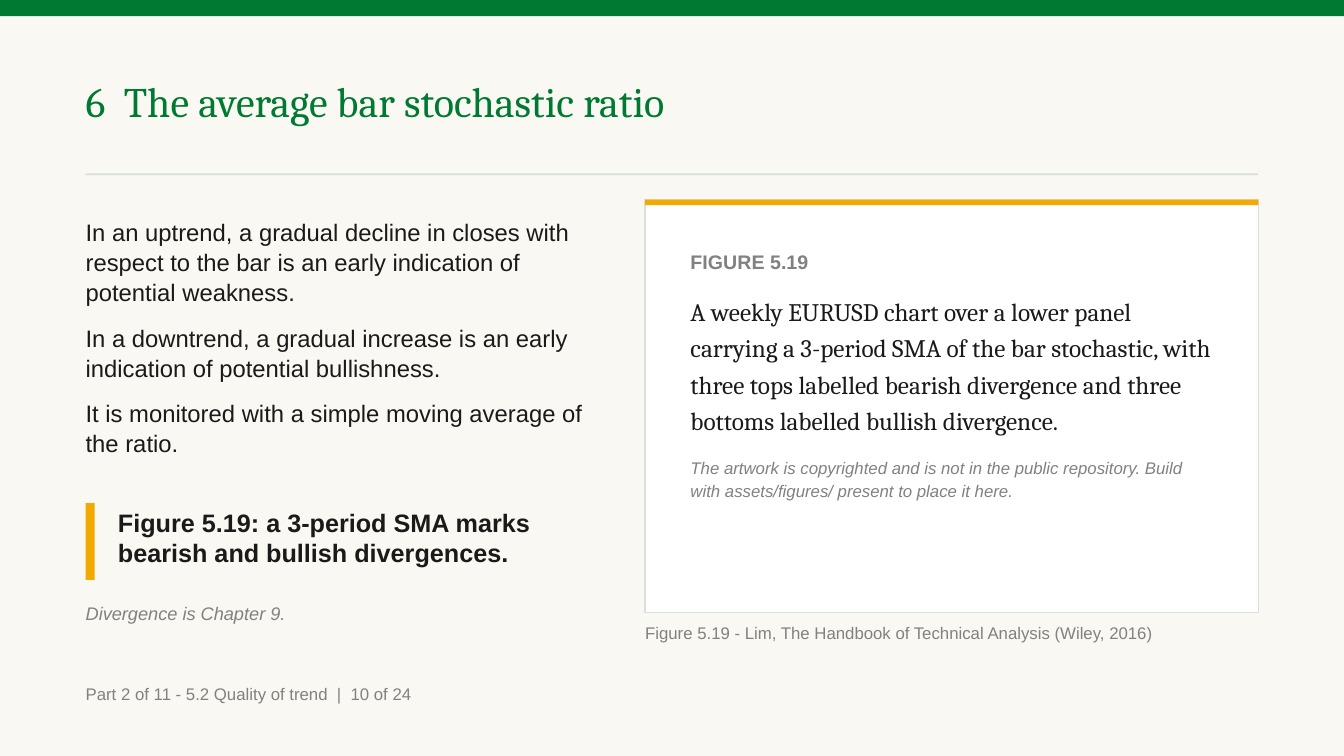
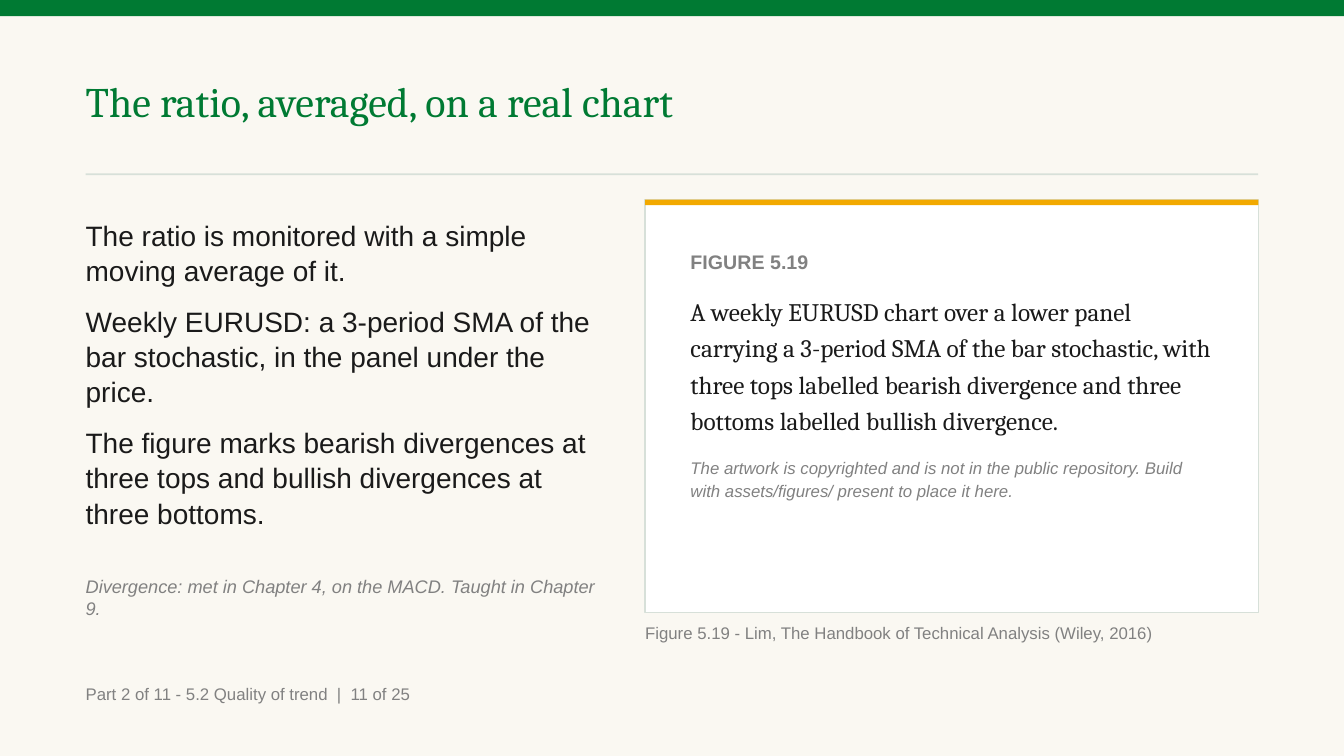
Before and after one commit to benjiesotelo-sudo/Telos_FIN1209, a slide deck: slide 42 of chapter-05/FIN1209-Chapter-05.pptx (slide 36 before the commit). Drawn at 1344x756 pixels with LibreOffice and Linux fonts; fonts in the diff are those of the drawing. Boxes give left, top, right and bottom in pixels: in the first picture for what was removed or moved away, otherwise in the second. Text is boxed around its words. In the diff, an @@ line names an element or a change of style, - is before the commit and + after.

Commit message:
Recall breakout by chapter before Chapter 5 widens it
The instructor read the breakout slide in 5.1 as contradicting Chapters 2
and 4, which had used the word only of price leaving a range. No chapter and
not the book ever defines it. Four slides now stand where one did: the
recall, by chapter, on Chapter 4's own PHP 40 to PHP 44 range; what Chapter
5 adds, a breakout through any level; the book's Figure 5.8; and the three
levels on price bars, with the stretch under the top read as a consolidation
at a higher degree. The slide says that join is ours.

Every term Chapters 1 to 4 mark, and every word they taught by use, was then
checked against this deck. Each recall names its chapter on the slide and no
longer only in the cue, because the deck is studied from a PDF with no cues.
Convergence, penetration, the consolidation phase and the filters say how
this chapter's use differs. chapter-05/README.md has the table and
TEMPLATE.md the rule.

Figures 5.7 and 5.9 get a companion chart on price bars, and the bar
stochastic gets a measured bar so Figure 5.18 can sit beside the
characteristic it draws. Six charts, AD to AI, on existing chartkit forms,
so no earlier chapter is rebuilt. The deck is 147 slides and 260 minutes at
the calibrated rate, and no pair slide is set below 17 point.

```diff
--- a/chapter-05/FIN1209-Chapter-05.pptx
+++ b/chapter-05/FIN1209-Chapter-05.pptx
@@ text at [86, 88, 673, 127]: text changed @@
-6 The average bar stochastic ratio
+The ratio, averaged, on a real chart
@@ text at [86, 225, 590, 525]: text changed; size 17 to 20 pt @@
-In an uptrend, a gradual decline in closes with respect to the bar is an early indication of potential weakness.
-In a downtrend, a gradual increase is an early indication of potential bullishness.
-It is monitored with a simple moving average of the ratio.
+The ratio is monitored with a simple moving average of it.
+Weekly EURUSD: a 3-period SMA of the bar stochastic, in the panel under the price.
+The figure marks bearish divergences at three tops and bullish divergences at three bottoms.
@@ rectangle removed at [86, 503, 95, 580] @@
@@ text removed at [118, 513, 530, 568] @@
-Figure 5.19: a 3-period SMA marks bearish and bullish divergences.
@@ text at [86, 580, 595, 615]: text changed @@
-Divergence is Chapter 9.
+Divergence: met in Chapter 4, on the MACD. Taught in Chapter 9.
@@ text at [86, 688, 410, 704]: text changed @@
-Part 2 of 11 - 5.2 Quality of trend | 10 of 24
+Part 2 of 11 - 5.2 Quality of trend | 11 of 25
```
Also in this commit, not shown: 54 other slides changed, 6 slides added, 6 other files.
